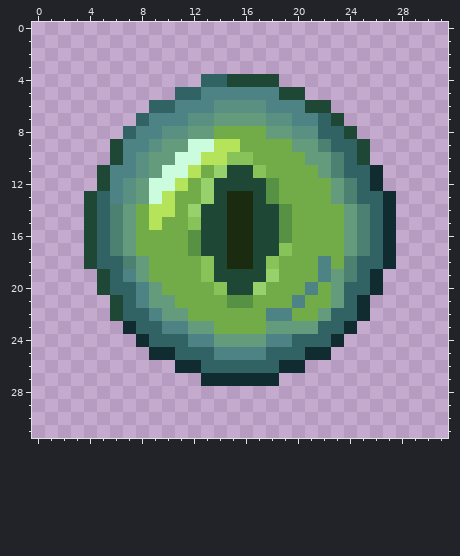
Two states of a pixel-art sprite, textures/items/ender_eye.png. Above is the file before it was changed.
The file is 32x32 pixels.
And afterwards:
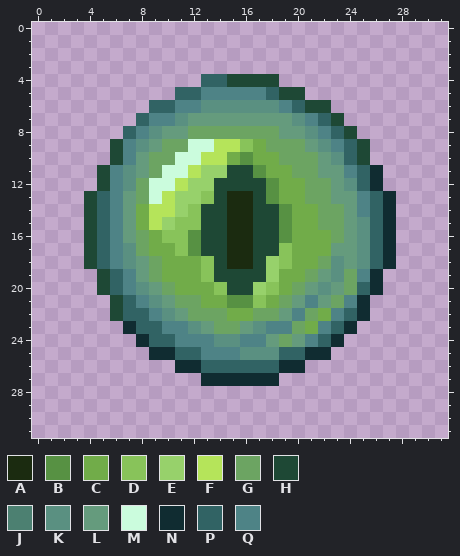
Palette (. is transparent): A #1b2b10  B #579143  C #71ac49  D #88c35a  E #97d16b  F #b5e45a  G #6ca462  H #1e4835  J #4c8071  K #5a9081  L #659b7d  M #cbfcdd  N #102c31  P #316364  Q #4e8386
Changes in this commit:
@@ x 0..31 @@
  4 .............PPHHHH.............
- 5 ...........PPQQQQQQHH...........
- 6 .........PPQQQKKKKQQQHH.........
- 7 ........PQQQKKLLLLKKQQPH........
- 8 .......PQQKKLLCCCCLLKKPPH.......
- 9 ......HQQKLLMMFFCCCCLLJPPH......
-10 ......HQKLLMMFFDDCCCCLLJPH......
-11 .....HQQKLMMFCEHHDCCCCLJPPN.....
-12 .....HQKLMMFCEHHHHBCCCCLJPN.....
-13 ....HPQKLMFCCEHAAHBCCCCLJPPN....
-14 ....HPJLCFFCEHHAAHHBCCCCLJPN....
-15 ....HPJLCFCCDHHAAHHBCCCCLJPN....
-16 ....HPJLCCCCBHHAAHHBCCCCLJPN....
-17 ....HPJLCCCCBHHAAHHDCCCCLJPN....
-18 ....HPPJLCCCCDHAAHDCCCQCJPPN....
-19 .....HPQLCCCCDHHHHECCCQLJPN.....
-20 .....HPPQLCCCCDHHECCCQCLPPN.....
-21 ......HPQLLCCCCBBCCCQCCLPN......
-22 ......HPPQLLCCCCCCQQCCLPPN......
-23 .......NPPQQLLCCCCLLLLPPN.......
-24 ........NPPPQQLLLLQQPPPN........
-25 .........NNPPPQQQQPPPNN.........
+ 5 ...........PPQQQQQPHH...........
+ 6 .........PPQQKKKKKKQPHH.........
+ 7 ........PQQKLLLLLLLLKQPH........
+ 8 .......PQKLLGGGGGGGLLKQPH.......
+ 9 ......HQKLGGMMFFDCGGGLKQPH......
+10 ......HQLGGMMFFCBCCGGGLKPH......
+11 .....HQKLGMMFEEHHBCCGGLLQPN.....
+12 .....HQKGMMFEEHHHHBCCGGLKPN.....
+13 ....HPQLGMFEEDHAAHBCCGGLLQPN....
+14 ....HPQLCFFEDHHAAHHBCCGGLQPN....
+15 ....HPQLCFEDDHHAAHHBCCGGLKPN....
+16 ....HPQLGCDDBHHAAHHBCCCGLKPN....
+17 ....HPQKGCCDBHHAAHHDCCCLLKPN....
+18 ....HPQKLGCCCDHAAHEDCCGKLKPN....
+19 .....HPQLGCCCDHHHHECCGLKGQN.....
+20 .....HPQKLGCCCDHHEDCGLKLGPN.....
+21 ......HPQKLGGCCBBDCGLQLGQN......
+22 ......HPPQKLGGGCCGGLQGCQPN......
+23 .......NPPQQKLGGLKQQGCQPN.......
+24 ........NPPQQQKKQQLGLQPN........
+25 .........NNPPQQQKKKPPNN.........
 26 ...........NNPPPPPPNN...........
Changed places in both pictures, as pixel boxes (x1, y1, x2, y2):
changed: (110, 87, 370, 360)
